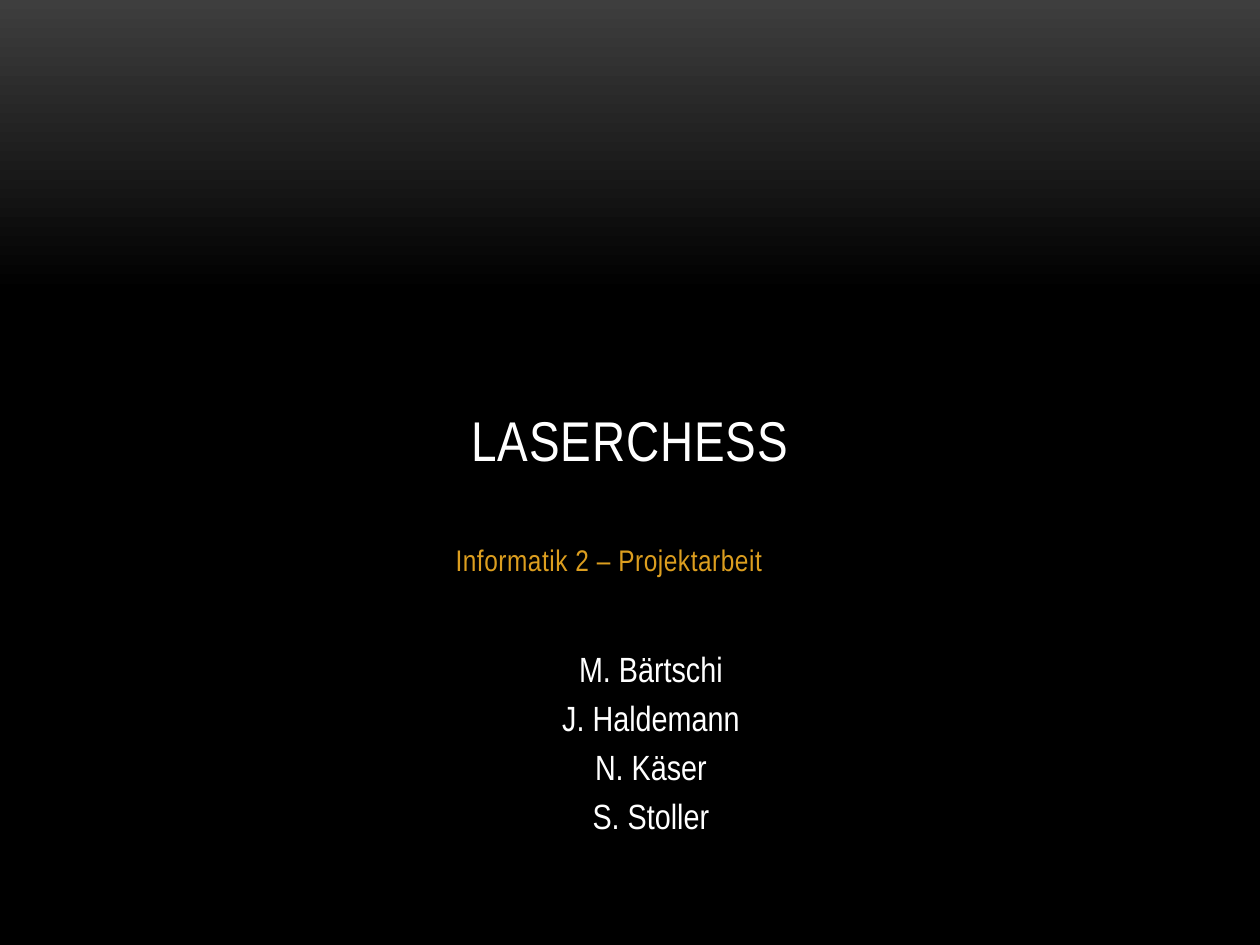
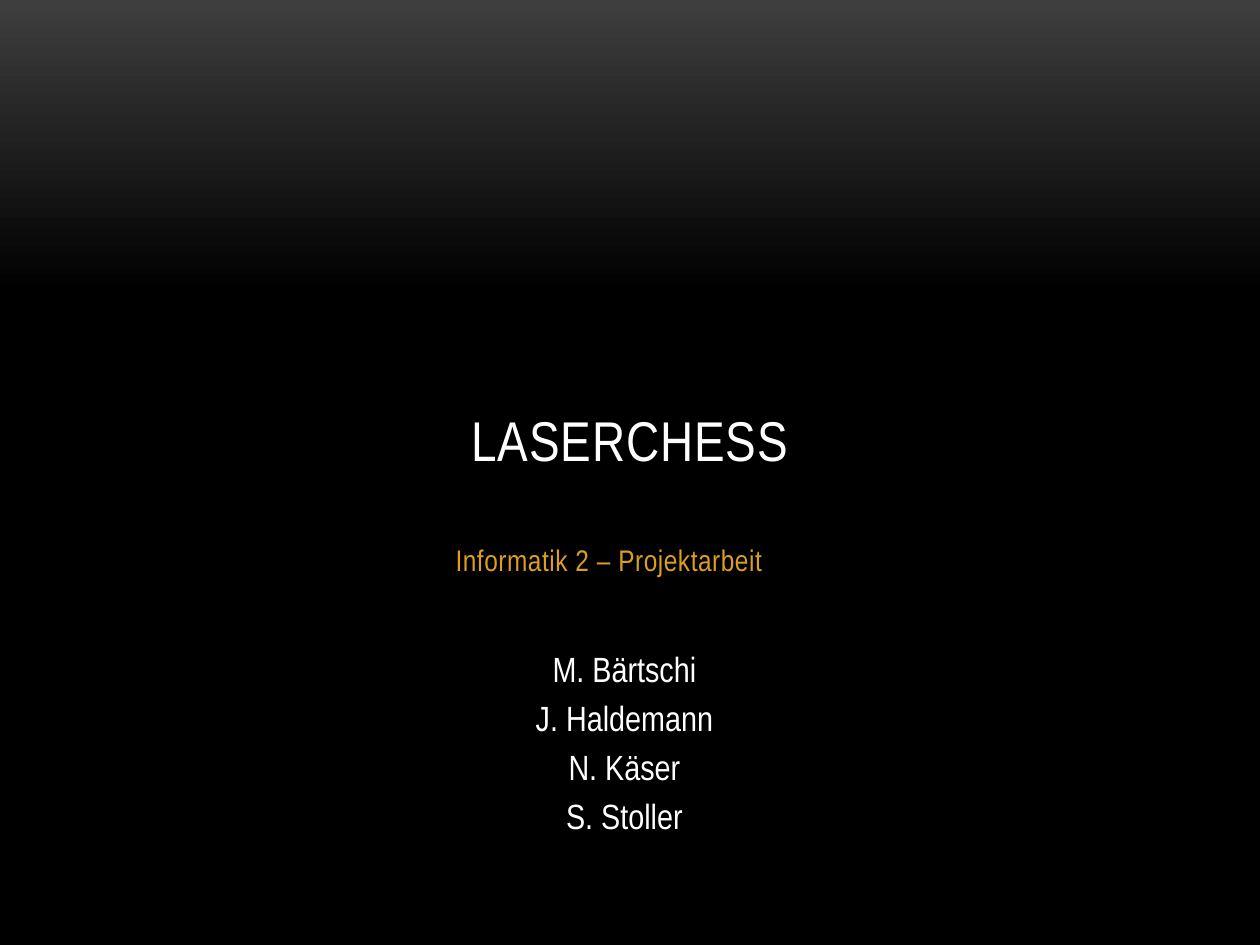
Before and after one commit to stocyr/LaserChess, a slide deck: slide 1 of docs/LaserChess.pptx. Drawn at 1260x945 pixels with LibreOffice and Linux fonts; fonts in the diff are those of the drawing; background and template pictures are left out. Boxes give left, top, right and bottom in pixels: in the first picture for what was removed or moved away, otherwise in the second. Text is boxed around its words. In the diff, an @@ line names an element or a change of style, - is before the commit and + after.

```diff
--- a/docs/LaserChess.pptx
+++ b/docs/LaserChess.pptx
@@ text "M. Bärtschi": place and size @@
-text "M. Bärtschi" at bbox=[562, 656, 740, 830]
+text "M. Bärtschi" at bbox=[536, 656, 713, 830]
```
Also in this commit, not shown: 3 other slides changed.
